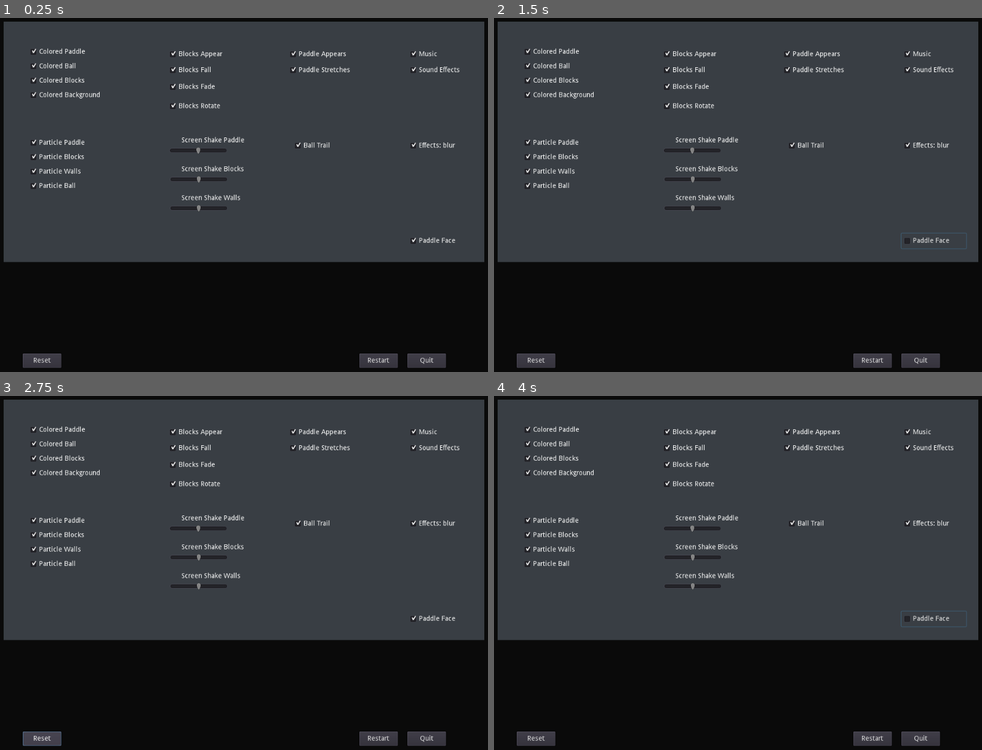
Above: before the commit, frames 1-4 (two rows, left to right).
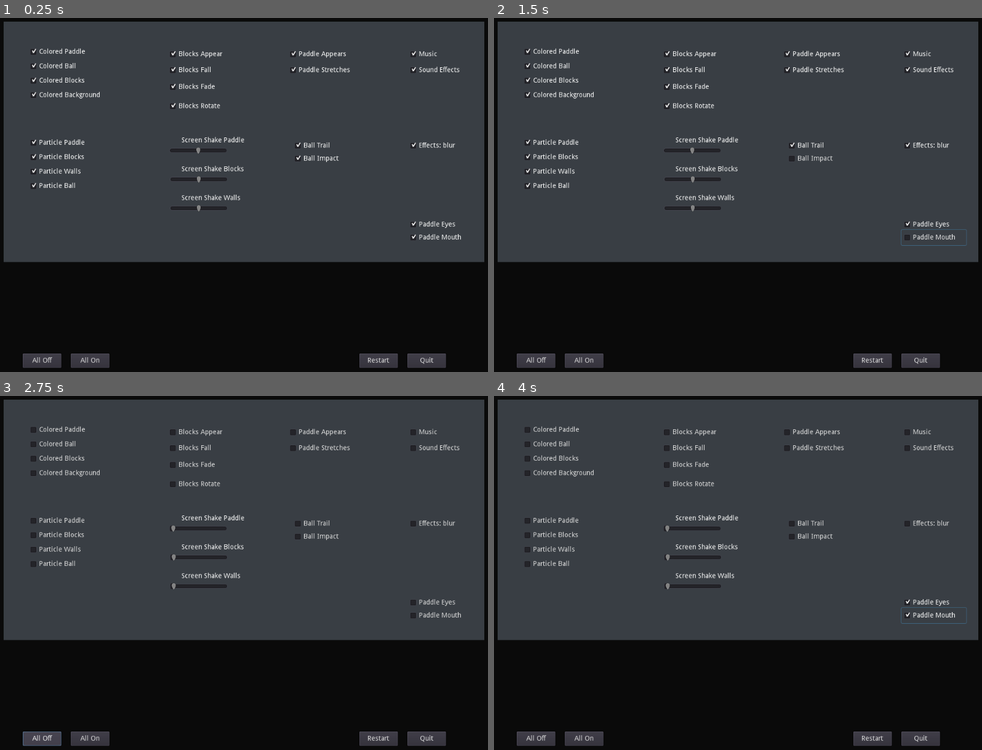
Above: after the commit, the same moments.

Repository: OysterSandwich/Juicy-Breakout
Game: Godot game, scene res://HUD/HUD.tscn
Same seed, same stepped clock (60 frames per second), same inputs: the game is played once before the commit and once after it. This scene is started directly instead of the project's main scene.
Inputs (mouse positions are in pixels of both pictures, inside the frame that each line leads up to):
- Up to frame 1 (0.25 s): no input
- Up to frame 2 (1.5 s): click (820, 159) at 0.5 s, where only the run after the commit has a clickable "Ball Impact"; click (933, 241) at 1.25 s, where only the run before the commit has a clickable "Paddle Face"
- Up to frame 3 (2.75 s): click (43, 739) at 2 s, where only the run before the commit has a clickable "Reset"
- Up to frame 4 (4 s): click (933, 601) at 2.75 s, where only the run after the commit has a clickable "Paddle Eyes"; click (933, 615) at 3.5 s, where only the run after the commit has a clickable "Paddle Mouth"

The runs differ from the first frame. In frame 1, 0.6% of the frame differs, in the area x 6-95%, y 38-99%; in frame 2, 0.7%; in frame 3, 1.0%; in frame 4, 1.1%, in the area x 6-97%, y 8-99%.

Commit message:
Added some new features: * disable_all and enable_all buttons introduced * Ball shows impact by resizing and glowing (turning white) for a short moment * Eyes and mouth toggles are separated * Mouth is inverted to match behavior in source video

Diff:
--- a/Ball/Ball.gd
+++ b/Ball/Ball.gd
@@ -4,6 +4,9 @@
 export var min_speed = 100.0
 onready var HUD = get_node("/root/Game/HUD")
 onready var camera = get_node("/root/Game/Camera")
+
+onready var DEFAULT_RECT_SCALE = $Color.rect_scale
+onready var DEFAULT_COLOR = $Color.color
 
 onready var effect_paddle = get_node("/root/Game/Effect_Paddle")
 onready var effect_wall = get_node("/root/Game/Effect_Wall")
@@ -22,9 +25,9 @@
 
 func update_color():
 	if HUD.color_ball:
-		$Color.color = Color8(34,184,207)
+		DEFAULT_COLOR = Color8(34,184,207)
 	else:
-		$Color.color = Color(1,1,1,1)
+		DEFAULT_COLOR = Color(1,1,1,1)
 	if HUD.particle_ball:
 		$Particles2D.emitting = true
 	else:
@@ -47,9 +50,15 @@
 		c.color = c.color.darkened(0.4)
 		get_node("/root/Game/Trail_Container").add_child(c)
 
+	$Color.rect_scale = $Color.rect_scale.linear_interpolate(
+		DEFAULT_RECT_SCALE, 0.2)
+	$Color.color = $Color.color.linear_interpolate(
+		DEFAULT_COLOR, 0.2)
 
 	var bodies = get_colliding_bodies()
 	for body in bodies:
+		if(HUD.impact_ball):
+			set_ball_on_fire()
 		if body.name == "Walls":
 			if HUD.screen_shake_walls > 0:
 				camera.add_trauma(wall_trauma*HUD.screen_shake_walls)
@@ -68,6 +77,10 @@
 		if body.is_in_group("Brick"):
 			body.die()
 
+func set_ball_on_fire():
+	$Color.rect_scale = DEFAULT_RECT_SCALE*2
+	$Color.color = Color(1,1,1,1)
+
 func _integrate_forces(state):
 	if abs(state.linear_velocity.x) < min_speed:
 		state.linear_velocity.x = sign(state.linear_velocity.x) * min_speed
--- a/Ball/Ball.tscn
+++ b/Ball/Ball.tscn
@@ -67,9 +67,7 @@
 [node name="Color" type="ColorRect" parent="."]
 margin_right = 15.0
 margin_bottom = 15.0
-__meta__ = {
-"_edit_use_anchors_": false
-}
+rect_pivot_offset = Vector2( 7.5, 7.5 )
 
 [node name="CollisionShape2D" type="CollisionShape2D" parent="."]
 position = Vector2( 7.5, 7.5 )
--- a/Game.tscn
+++ b/Game.tscn
@@ -128,9 +128,6 @@
 margin_bottom = 968.0
 color = Color( 0, 0, 0, 1 )
 script = ExtResource( 6 )
-__meta__ = {
-"_edit_use_anchors_": false
-}
 
 [node name="Timer" type="Timer" parent="Background"]
 wait_time = 5.0
@@ -164,9 +161,9 @@
 margin_left = -50.0
 margin_right = 50.0
 margin_bottom = 20.0
-__meta__ = {
-"_edit_use_anchors_": false
-}
+grow_horizontal = 2
+grow_vertical = 2
+rect_pivot_offset = Vector2( 50, 0 )
 
 [node name="CollisionShape2D" type="CollisionShape2D" parent="Paddle_Container/Paddle"]
 position = Vector2( 0, 10 )
@@ -177,25 +174,27 @@
 [node name="Face" type="Node2D" parent="Paddle_Container/Paddle"]
 script = ExtResource( 12 )
 
-[node name="Eye_left" type="Sprite" parent="Paddle_Container/Paddle/Face"]
+[node name="Eyes" type="Node2D" parent="Paddle_Container/Paddle/Face"]
+
+[node name="Eye_left" type="Sprite" parent="Paddle_Container/Paddle/Face/Eyes"]
 position = Vector2( -35, -10 )
 texture = ExtResource( 15 )
 
-[node name="Eye_right" type="Sprite" parent="Paddle_Container/Paddle/Face"]
+[node name="Eye_right" type="Sprite" parent="Paddle_Container/Paddle/Face/Eyes"]
 position = Vector2( 35, -10 )
 texture = ExtResource( 15 )
 
-[node name="Pupil_left" type="Node2D" parent="Paddle_Container/Paddle/Face"]
+[node name="Pupil_left" type="Node2D" parent="Paddle_Container/Paddle/Face/Eyes"]
 position = Vector2( -35, -10 )
 
-[node name="Sprite" type="Sprite" parent="Paddle_Container/Paddle/Face/Pupil_left"]
+[node name="Sprite" type="Sprite" parent="Paddle_Container/Paddle/Face/Eyes/Pupil_left"]
 position = Vector2( 10, 0 )
 texture = ExtResource( 14 )
 
-[node name="Pupil_right" type="Node2D" parent="Paddle_Container/Paddle/Face"]
+[node name="Pupil_right" type="Node2D" parent="Paddle_Container/Paddle/Face/Eyes"]
 position = Vector2( 35, -10 )
 
-[node name="Sprite" type="Sprite" parent="Paddle_Container/Paddle/Face/Pupil_right"]
+[node name="Sprite" type="Sprite" parent="Paddle_Container/Paddle/Face/Eyes/Pupil_right"]
 position = Vector2( 10, 0 )
 texture = ExtResource( 14 )
 
@@ -233,9 +232,6 @@
 text = "Starting in: "
 align = 1
 valign = 1
-__meta__ = {
-"_edit_use_anchors_": false
-}
 
 [node name="WorldEnvironment" type="WorldEnvironment" parent="."]
 environment = SubResource( 17 )
--- a/HUD/HUD.gd
+++ b/HUD/HUD.gd
@@ -19,10 +19,12 @@
 var screen_shake_blocks = 0
 var screen_shake_walls = 0
 var ball_trail = false
+var impact_ball = false
 
 var paddle_appear = false
 var paddle_stretch = false
-var paddle_face = false
+var paddle_eyes = false
+var paddle_mouth = false
 
 var audio_music = false
 var audio_effects = false
@@ -35,41 +37,43 @@
 var WE = null
 
 func _ready():
-	reset_values()
+	_on_All_On_pressed()
 	if effects_blur:
 		WE = get_node_or_null("/root/Game/WorldEnvironment")
 		if WE != null:
 			WE.show()
 
-func reset_values():
-	color_paddle = true
-	color_ball = true
-	color_blocks = true
-	color_background = true
-
-	particle_paddle = true
-	particle_walls = true
-	particle_blocks = true
-	particle_ball = true
-
-	blocks_appear = true
-	blocks_fall = true
-	blocks_fade = true
-	blocks_rotate = true
-
-	screen_shake_paddle = 50
-	screen_shake_blocks = 50
-	screen_shake_walls = 50
-	ball_trail = true
-
-	paddle_appear = true
-	paddle_stretch = true
-	paddle_face = true
-
-	audio_music = true
-	audio_effects = true
-
-	effects_blur = true
+func set_All_Values(value):
+	color_paddle = value
+	color_ball = value
+	color_blocks = value
+	color_background = value
+
+	particle_paddle = value
+	particle_walls = value
+	particle_blocks = value
+	particle_ball = value
+
+	blocks_appear = value
+	blocks_fall = value
+	blocks_fade = value
+	blocks_rotate = value
+
+	screen_shake_paddle = 50*value
+	screen_shake_blocks = 50*value
+	screen_shake_walls = 50*value
+	ball_trail = value
+	impact_ball = value
+
+	paddle_appear = value
+	paddle_stretch = value
+	paddle_eyes = value
+	paddle_mouth = value
+
+	audio_music = value
+	audio_effects = value
+
+	effects_blur = value
 	emit_signal("changed")
 	set_UI()
 
@@ -90,6 +94,7 @@
 	$Menu/Blocks/Blocks_Rotate.pressed = blocks_rotate
 
 	$Menu/Ball/Ball_Trail.pressed = ball_trail
+	$Menu/Ball/Impact_Ball.pressed = impact_ball
 
 	$Menu/Paddle/Paddle_Appear.pressed = paddle_appear
 	$Menu/Paddle/Paddle_Stretch.pressed = paddle_stretch
@@ -103,12 +108,15 @@
 
 	$Menu/Effects/Effects_blur.pressed = effects_blur
 
-	$Menu/Face/Paddle_Face.pressed = paddle_face
-
-
-func _on_Reset_pressed():
-	reset_values()
-
+	$Menu/Face/Paddle_Eyes.pressed = paddle_eyes
+	$Menu/Face/Paddle_Mouth.pressed = paddle_mouth
+
+
+func _on_All_Off_pressed():
+	set_All_Values(0)
+
+func _on_All_On_pressed():
+	set_All_Values(1)
 
 func _on_Restart_pressed():
 	get_node("/root/Game/Bricks").start_bricks()
@@ -136,6 +144,9 @@
 	ball_trail = button_pressed
 	emit_signal("changed")
 
+func _on_Impact_Ball_toggled(button_pressed):
+	impact_ball = button_pressed
+	emit_signal("changed")
 
 
 func _on_Paddle_Appear_toggled(button_pressed):
@@ -146,8 +157,12 @@
 	paddle_stretch = button_pressed
 	emit_signal("changed")
 
-func _on_Paddle_Face_toggled(button_pressed):
-	paddle_face = button_pressed
+func _on_Paddle_Eyes_toggled(button_pressed):
+	paddle_eyes = button_pressed
+	emit_signal("changed")
+
+func _on_Paddle_Mouth_toggled(button_pressed):
+	paddle_mouth = button_pressed
 	emit_signal("changed")
 
 
--- a/HUD/HUD.tscn
+++ b/HUD/HUD.tscn
@@ -46,8 +46,7 @@
 margin_right = 10.0
 margin_bottom = 10.0
 __meta__ = {
-"_edit_group_": true,
-"_edit_use_anchors_": false
+"_edit_group_": true
 }
 
 [node name="Color_Paddle" type="CheckBox" parent="Menu/Color"]
@@ -124,9 +123,6 @@
 margin_right = 115.0
 margin_bottom = 114.0
 text = "Particle Ball"
-__meta__ = {
-"_edit_use_anchors_": false
-}
 
 [node name="Blocks" type="Control" parent="Menu"]
 margin_left = 300.0
@@ -253,9 +249,13 @@
 margin_right = 146.419
 margin_bottom = 36.4193
 text = "Ball Trail"
-__meta__ = {
-"_edit_use_anchors_": false
-}
+
+[node name="Impact_Ball" type="CheckBox" parent="Menu/Ball"]
+margin_left = 10.0
+margin_top = 27.0
+margin_right = 146.419
+margin_bottom = 63.4193
+text = "Ball Impact"
 
 [node name="Paddle" type="Control" parent="Menu"]
 margin_left = 550.0
@@ -331,30 +331,41 @@
 
 [node name="Face" type="Control" parent="Menu"]
 margin_left = 800.0
-margin_top = 400.0
+margin_top = 363.0
 margin_right = 840.0
-margin_bottom = 440.0
-__meta__ = {
-"_edit_group_": true,
-"_edit_use_anchors_": false
-}
-
-[node name="Paddle_Face" type="CheckBox" parent="Menu/Face"]
+margin_bottom = 403.0
+__meta__ = {
+"_edit_group_": true,
+"_edit_use_anchors_": false
+}
+
+[node name="Paddle_Eyes" type="CheckBox" parent="Menu/Face"]
+margin_top = 3.0
 margin_right = 135.0
-margin_bottom = 32.0
-text = "Paddle Face"
-__meta__ = {
-"_edit_use_anchors_": false
-}
-
-[node name="Reset" type="Button" parent="Menu"]
+margin_bottom = 35.0
+text = "Paddle Eyes"
+
+[node name="Paddle_Mouth" type="CheckBox" parent="Menu/Face"]
+margin_top = 30.0
+margin_right = 135.0
+margin_bottom = 62.0
+text = "Paddle Mouth"
+__meta__ = {
+"_edit_use_anchors_": false
+}
+
+[node name="All Off" type="Button" parent="Menu"]
 margin_top = 650.0
 margin_right = 80.0
 margin_bottom = 680.0
-text = "Reset"
-__meta__ = {
-"_edit_use_anchors_": false
-}
+text = "All Off"
+
+[node name="All On" type="Button" parent="Menu"]
+margin_left = 100.0
+margin_top = 650.0
+margin_right = 180.0
+margin_bottom = 680.0
+text = "All On"
 
 [node name="Restart" type="Button" parent="Menu"]
 margin_left = 700.0
@@ -389,12 +400,15 @@
 [connection signal="value_changed" from="Menu/Screen_Shake/Screen_Shake_Blocks" to="." method="_on_Screen_Shake_Blocks_value_changed"]
 [connection signal="value_changed" from="Menu/Screen_Shake/Screen_Shake_Walls" to="." method="_on_Screen_Shake_Walls_value_changed"]
 [connection signal="toggled" from="Menu/Ball/Ball_Trail" to="." method="_on_Ball_Trail_toggled"]
+[connection signal="toggled" from="Menu/Ball/Impact_Ball" to="." method="_on_Impact_Ball_toggled"]
 [connection signal="toggled" from="Menu/Paddle/Paddle_Appear" to="." method="_on_Paddle_Appear_toggled"]
 [connection signal="toggled" from="Menu/Paddle/Paddle_Stretch" to="." method="_on_Paddle_Stretch_toggled"]
 [connection signal="toggled" from="Menu/Audio/Audio_music" to="." method="_on_Audio_music_toggled"]
 [connection signal="toggled" from="Menu/Audio/Audio_effects" to="." method="_on_Audio_effects_toggled"]
 [connection signal="toggled" from="Menu/Effects/Effects_blur" to="." method="_on_Effects_blur_toggled"]
-[connection signal="toggled" from="Menu/Face/Paddle_Face" to="." method="_on_Paddle_Face_toggled"]
-[connection signal="pressed" from="Menu/Reset" to="." method="_on_Reset_pressed"]
+[connection signal="toggled" from="Menu/Face/Paddle_Eyes" to="." method="_on_Paddle_Eyes_toggled"]
+[connection signal="toggled" from="Menu/Face/Paddle_Mouth" to="." method="_on_Paddle_Mouth_toggled"]
+[connection signal="pressed" from="Menu/All Off" to="." method="_on_All_Off_pressed"]
+[connection signal="pressed" from="Menu/All On" to="." method="_on_All_On_pressed"]
 [connection signal="pressed" from="Menu/Restart" to="." method="_on_Restart_pressed"]
 [connection signal="pressed" from="Menu/Quit" to="." method="_on_Quit_pressed"]
--- a/Paddle/Face.gd
+++ b/Paddle/Face.gd
@@ -12,25 +12,29 @@
 func _physics_process(_delta):
 	if get_node("/root/Game/Ball_Container").has_node("Ball"):
 		var ball = get_node("/root/Game/Ball_Container/Ball")
-		$Pupil_left/Sprite.position.x = 10
-		$Pupil_right/Sprite.position.x = 10
-		$Pupil_left.look_at(ball.position)
-		$Pupil_right.look_at(ball.position)
-		var d = ((($Mouth.global_position.y - ball.global_position.y)/height)-0.2)*2
+		$Eyes/Pupil_left/Sprite.position.x = 10
+		$Eyes/Pupil_right/Sprite.position.x = 10
+		$Eyes/Pupil_left.look_at(ball.position)
+		$Eyes/Pupil_right.look_at(ball.position)
+		var d = ((($Mouth.global_position.y - ball.global_position.y)/height)-0.5)*2
 		d = clamp(d, -1, 1)
-		$Mouth.scale.y = d
+		$Mouth.scale.y = -d
 	else:
-		$Pupil_left/Sprite.position.x = 0
-		$Pupil_right/Sprite.position.x = 0
+		$Eyes/Pupil_left/Sprite.position.x = 0
+		$Eyes/Pupil_right/Sprite.position.x = 0
 		$Mouth.scale.y = 1
 
 
 
 func show_face():
-	if HUD.paddle_face:
-		show()
+	if HUD.paddle_eyes:
+		$Eyes.show()
 	else:
-		hide()
+		$Eyes.hide()
+	if HUD.paddle_mouth:
+		$Mouth.show()
+	else:
+		$Mouth.hide()
 
 
 func _on_HUD_changed():
--- a/Paddle/Paddle.gd
+++ b/Paddle/Paddle.gd
@@ -3,7 +3,7 @@
 onready var Ball = load("res://Ball/Ball.tscn")
 onready var HUD = get_node("/root/Game/HUD")
 
-export var speed = 30
+export var speed = 70
 export var distort = Vector2(1.5,1.1)
 export var fall_duration = 3
 
@@ -33,8 +33,9 @@
 	position.x += s*t
 
 	if HUD.paddle_stretch:
-		var w = 1 + (distort.x * p)
-		var h = 1 - (1/distort.y * p)
+		var w = 1 + 5*(distort.x * p)
+		var h = 1 - 5*(1/distort.y * p)
+		h = max(h,0.1)
 		change_size(w,h)
 		color.s = color_s * (1-p)
 		update_color()
